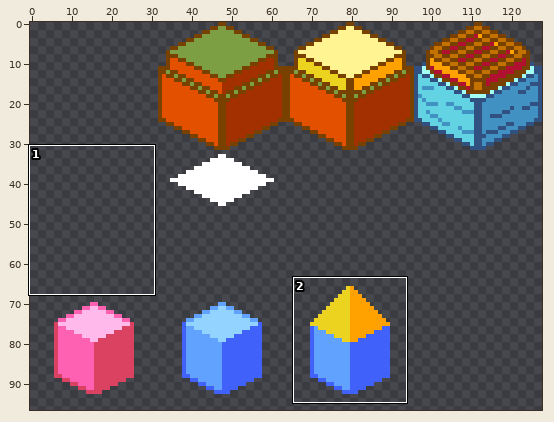
Sprite sheet: src/sprites/spriteSheetIso00_64.png. The first picture is a wide view before the edit; the outline marks the close-up.
Close-up. First the earlier version:
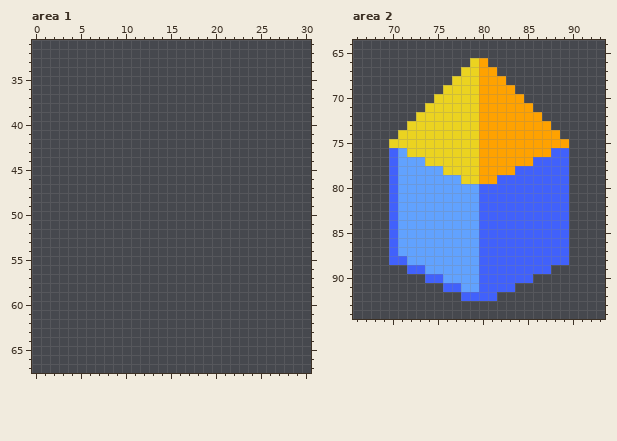
The file is 256x256 pixels, drawn in blocks of 2x2; one block is one cell here. Shown: area 1: x 0..30, y 31..67; area 2: x 66..93, y 64..94. The wide view leaves out empty margins.
The result:
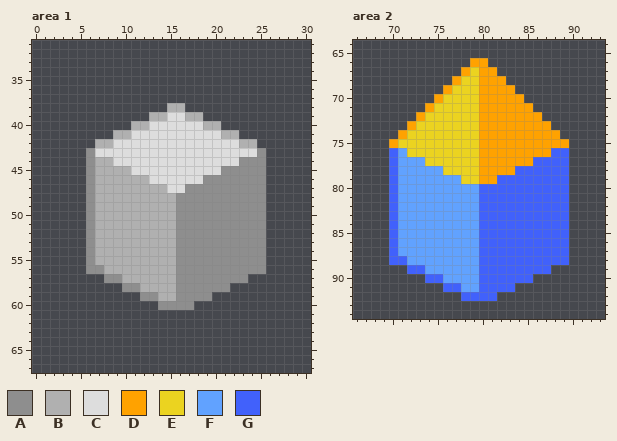
Palette (. is transparent): A #8e8e8e  B #b0b0b0  C #dddddd  D #ffa200  E #ebd320  F #61a2ff  G #4161fb
The edit:
Changed rows in their new state; - is an unchanged pixel.
Area 1:
first column x 6:
38 ---------BB---------
39 -------BBCCBB-------
40 -----BBCCCCCCBB-----
41 ---BBCCCCCCCCCCBB---
42 -BBCCCCCCCCCCCCCCBB-
43 ACCCCCCCCCCCCCCCCCCA
44 ABBCCCCCCCCCCCCCCAAA
45 ABBBBCCCCCCCCCCAAAAA
46 ABBBBBBCCCCCCAAAAAAA
47 ABBBBBBBBCCAAAAAAAAA
48 ABBBBBBBBBAAAAAAAAAA
49 ABBBBBBBBBAAAAAAAAAA
50 ABBBBBBBBBAAAAAAAAAA
51 ABBBBBBBBBAAAAAAAAAA
52 ABBBBBBBBBAAAAAAAAAA
53 ABBBBBBBBBAAAAAAAAAA
54 ABBBBBBBBBAAAAAAAAAA
55 ABBBBBBBBBAAAAAAAAAA
56 AABBBBBBBBAAAAAAAAAA
57 --AABBBBBBAAAAAAAA--
58 ----AABBBBAAAAAA----
59 ------AABBAAAA------
60 --------AAAA--------
Area 2:
first column x 70:
66 ---------D
67 --------D-
68 -------D--
69 ------D---
70 -----D----
71 ----D-----
72 ---D------
73 --D-------
74 -D--------
75 D---------
Pixel boxes of the changes (left, top, right, bottom) in both close-ups:
added: (86, 103, 266, 310)
changed: (389, 58, 479, 148)
